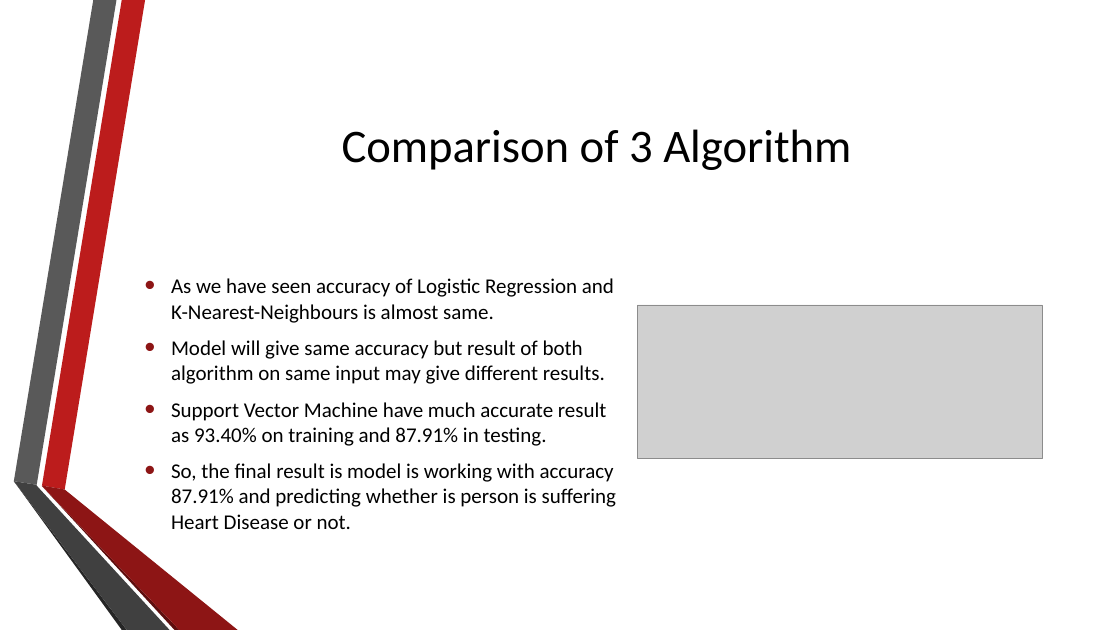
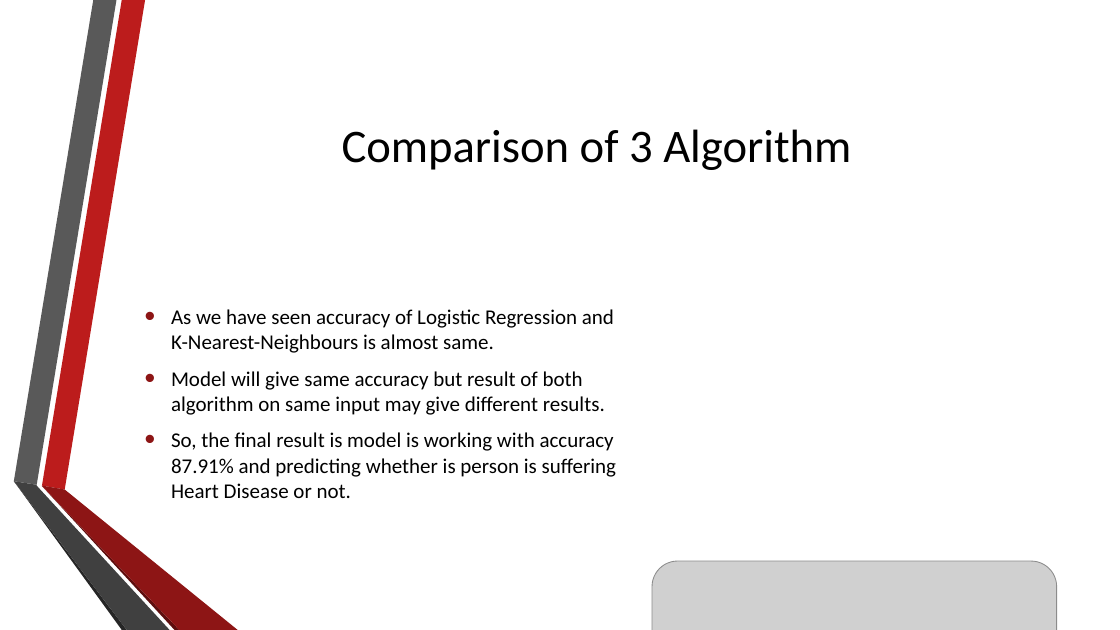
Before and after one commit to shubhamg199630/heart_disease_detection, a slide deck: slide 21 of Presentation.pptx (slide 22 before the commit). Drawn at 1120x630 pixels with LibreOffice and Linux fonts; fonts in the diff are those of the drawing; grey boxes stand for pictures; background and template pictures are left out. Boxes give left, top, right and bottom in pixels: in the first picture for what was removed or moved away, otherwise in the second. Text is boxed around its words. In the diff, an @@ line names an element or a change of style, - is before the commit and + after.

```diff
--- a/Presentation.pptx
+++ b/Presentation.pptx
@@ text at bbox=[171, 402, 607, 446]: paragraph removed @@
-• Support Vector Machine have much accurate result as 93.40% on training and 87.91% in testing.
@@ picture: place and size @@
-picture at bbox=[638, 305, 1043, 459]
+picture at bbox=[652, 561, 1057, 630]
```
Also in this commit, not shown: 2 other slides changed, 2 slides removed.
